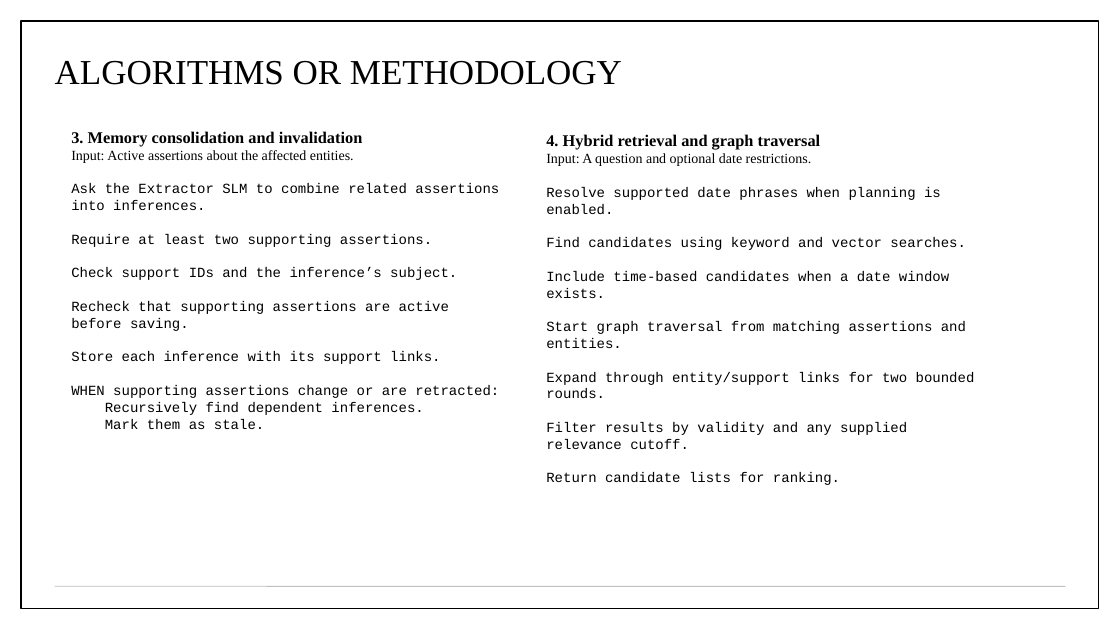
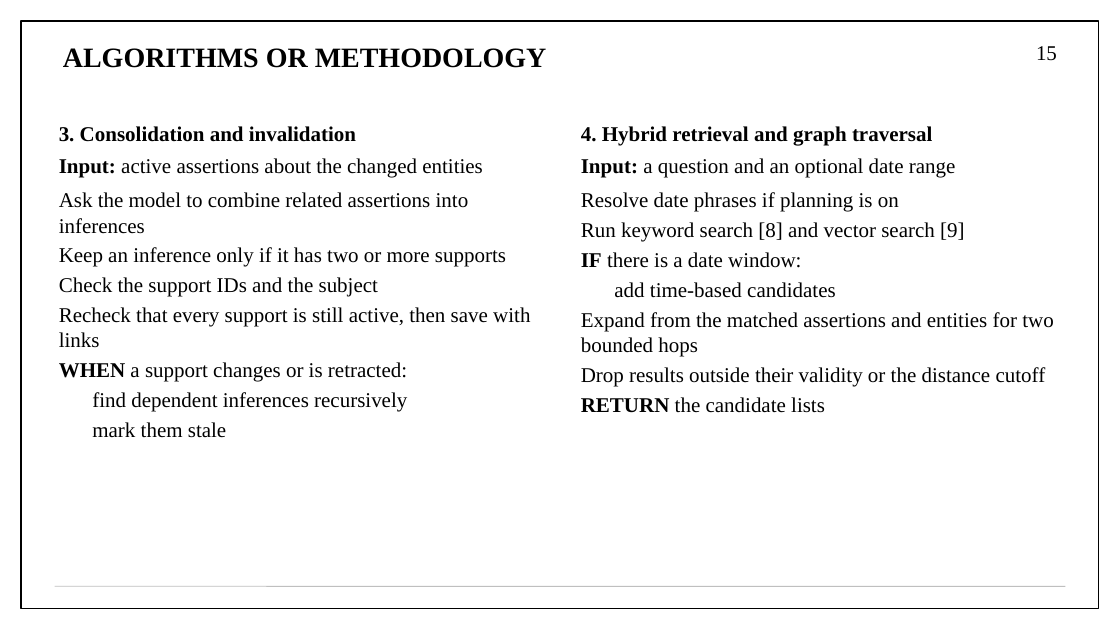
Before and after one commit to aryaniyaps/sdp-2026, a slide deck: slide 15 of P1_R2_13.pptx (slide 14 before the commit). Drawn at 1120x630 pixels with LibreOffice and Linux fonts; fonts in the diff are those of the drawing. Boxes give left, top, right and bottom in pixels: in the first picture for what was removed or moved away, otherwise in the second. Text is boxed around its words. In the diff, an @@ line names an element or a change of style, - is before the commit and + after.

```diff
--- a/P1_R2_13.pptx
+++ b/P1_R2_13.pptx
@@ title "ALGORITHMS OR METHODOLOGY" at (x1=63, y1=48, x2=547, y2=68): size 30 to 24 pt, bold on; vertical alignment middle to top @@
@@ page number added at (x1=1036, y1=46, x2=1057, y2=61), 18 pt, text #000000 @@
+15
@@ text "4. Hybrid retrieval and graph ..." moved from (x1=546, y1=134, x2=975, y2=485) to (x1=581, y1=126, x2=1053, y2=413) @@
@@ text at (x1=59, y1=126, x2=530, y2=438): text changed; size 12 to 18 pt; font Courier New to Times New Roman @@
-3. Memory consolidation and invalidation
-Input: Active assertions about the affected entities.
-Ask the Extractor SLM to combine related assertions into inferences.
-Require at least two supporting assertions.
-Check support IDs and the inference’s subject.
-Recheck that supporting assertions are active before saving.
-Store each inference with its support links.
-WHEN supporting assertions change or are retracted:
-Recursively find dependent inferences.
-Mark them as stale.
+3. Consolidation and invalidation
+Input: active assertions about the changed entities
+Ask the model to combine related assertions into inferences
+Keep an inference only if it has two or more supports
+Check the support IDs and the subject
+Recheck that every support is still active, then save with links
+WHEN a support changes or is retracted:
+find dependent inferences recursively
+mark them stale
@@ text at (x1=581, y1=126, x2=932, y2=145): size 14 to 18 pt in "4. Hybrid retrieval and graph traversal"; more space between paragraphs @@
@@ text at (x1=581, y1=158, x2=1053, y2=413): text changed; size 12 to 18 pt; font Courier New to Times New Roman @@
-Input: A question and optional date restrictions.
-Resolve supported date phrases when planning is enabled.
-Find candidates using keyword and vector searches.
-Include time-based candidates when a date window exists.
-Start graph traversal from matching assertions and entities.
-Expand through entity/support links for two bounded rounds.
-Filter results by validity and any supplied relevance cutoff.
-Return candidate lists for ranking.
+Input: a question and an optional date range
+Resolve date phrases if planning is on
+Run keyword search [8] and vector search [9]
+IF there is a date window:
+add time-based candidates
+Expand from the matched assertions and entities for two bounded hops
+Drop results outside their validity or the distance cutoff
+RETURN the candidate lists
```
Also in this commit, not shown: 13 other slides changed, 15 slides added, 9 slides removed, 11 other files.
